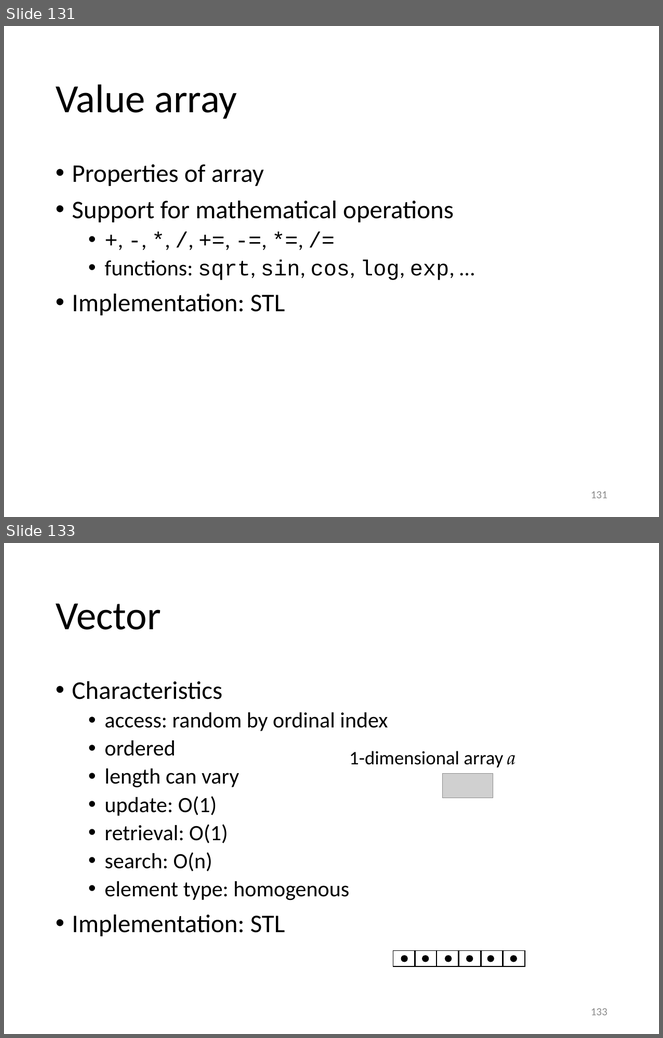
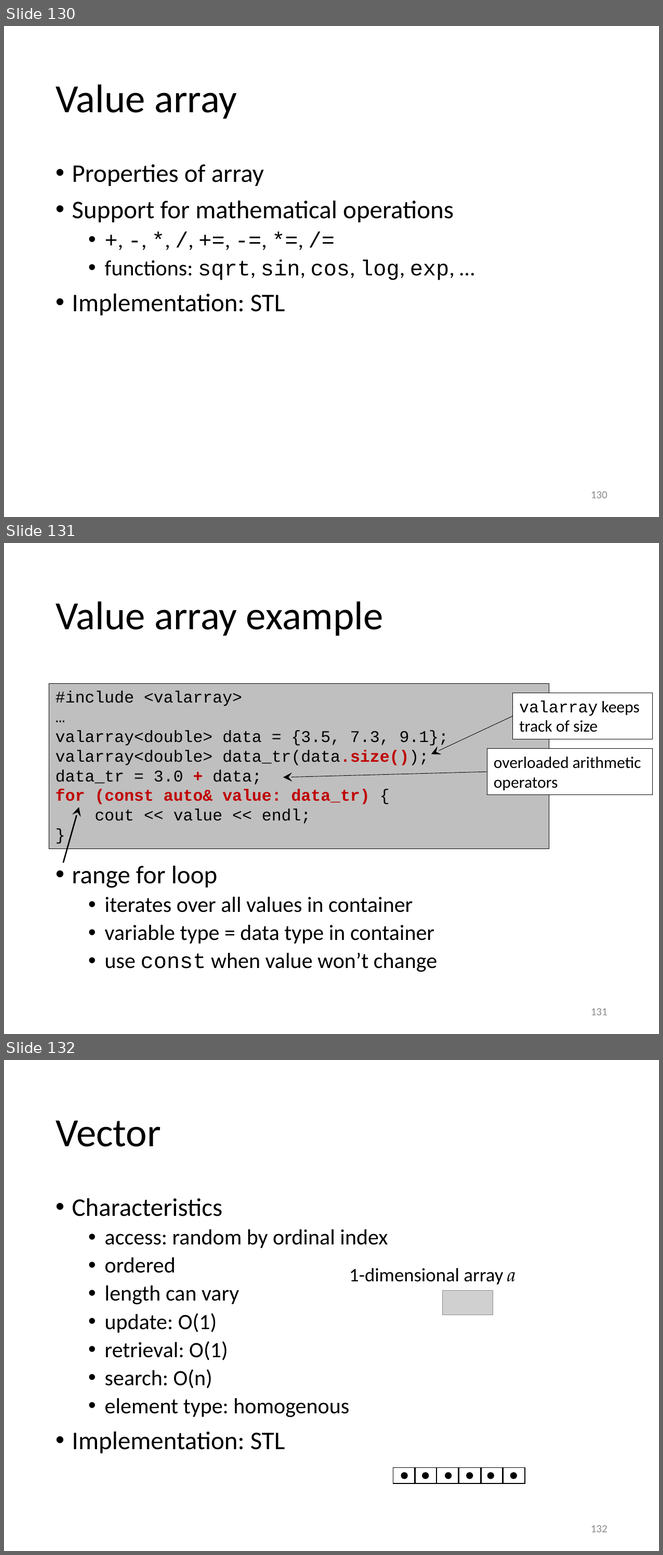
Before and after one commit to gjbex/training-material, a slide deck: CPlusPlus/scientific_cpp.pptx. Shown one above the other, each under a label of ours: slides 131 and 133 before the commit, slides 130, 131 and 132 after it; the slides between them are not shown. The pictures are 663x1038 and 663x1555 pixels, drawn with LibreOffice and Linux fonts; fonts in the diff are those of the drawing; grey boxes stand for pictures. Boxes give left, top, right and bottom in pixels: in the first picture for what was removed or moved away, otherwise in the second. Text is boxed around its words. In the diff, an @@ line names an element or a change of style, - is before the commit and + after.

Commit message:
Clean up container section

```diff
--- a/CPlusPlus/scientific_cpp.pptx
+++ b/CPlusPlus/scientific_cpp.pptx
@@ slide 131 added at <box>4,543,659,1034</box>, background #FFFFFF @@
@@ title added at <box>55,601,384,636</box>, 44 pt, text #000000 @@
+Value array example
@@ rectangle added at <box>49,684,549,849</box>, fill #BFBFBF, outline #000000 0.75 pt, 18 pt, text #000000 @@
+#include <valarray>
+…
+valarray<double> data = {3.5, 7.3, 9.1};
+valarray<double> data_tr(data.size());
+data_tr = 3.0 + data;
+for (const auto& value: data_tr) {
+cout << value << endl;
+}
@@ rectangle added at <box>513,693,652,740</box>, fill #FFFFFF, outline #000000 0.75 pt, 18 pt, text #000000 @@
+valarray keeps
+track of size
@@ arrow added from (513, 716) to (431, 755), #000000 0.5 pt @@
@@ rectangle added at <box>488,749,652,795</box>, fill #FFFFFF, outline #000000 0.75 pt, 18 pt, text #000000 @@
+overloaded arithmetic operators
@@ arrow added from (488, 772) to (283, 778), #000000 0.5 pt @@
@@ arrow added from (63, 863) to (79, 807), #000000 1.5 pt @@
@@ text added at <box>72,866,437,973</box>, 24 pt, text #000000 @@
+• range for loop
+  • iterates over all values in container
+  • variable type = data type in container
+  • use const when value won’t change
@@ page number added at <box>591,1008,608,1016</box>, 12 pt, text #8C8C8C @@
+131
@@ what was slide 131 is now slide 130 @@
@@ page number at <box>591,491,608,499</box>: text changed @@
-131
+130
@@ what was slide 133 is now slide 132 @@
@@ page number at <box>591,1525,608,1533</box>: text changed @@
-133
+132
```
Also in this commit, not shown: 6 slides changed, 11 slides removed.
